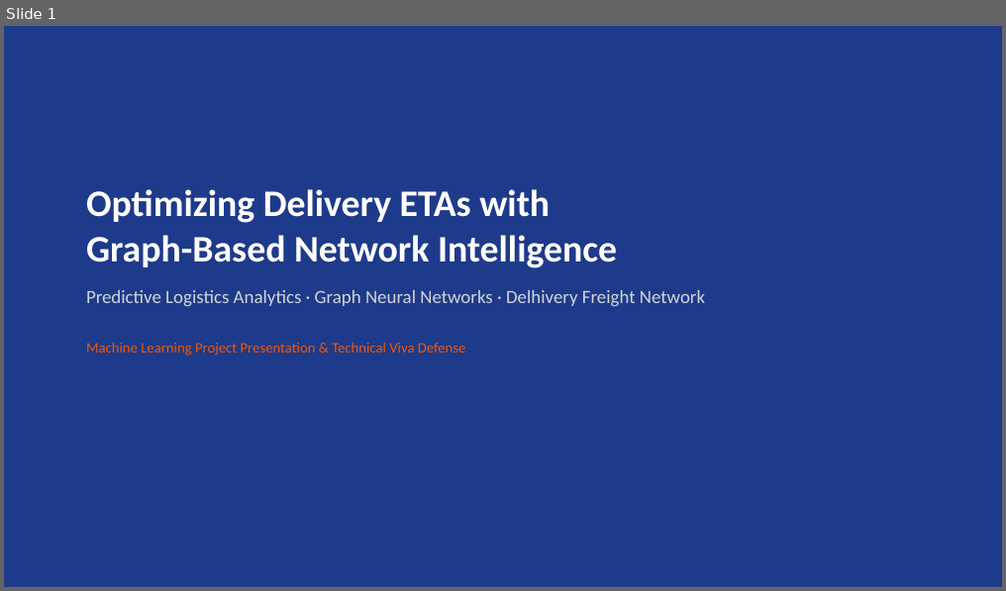
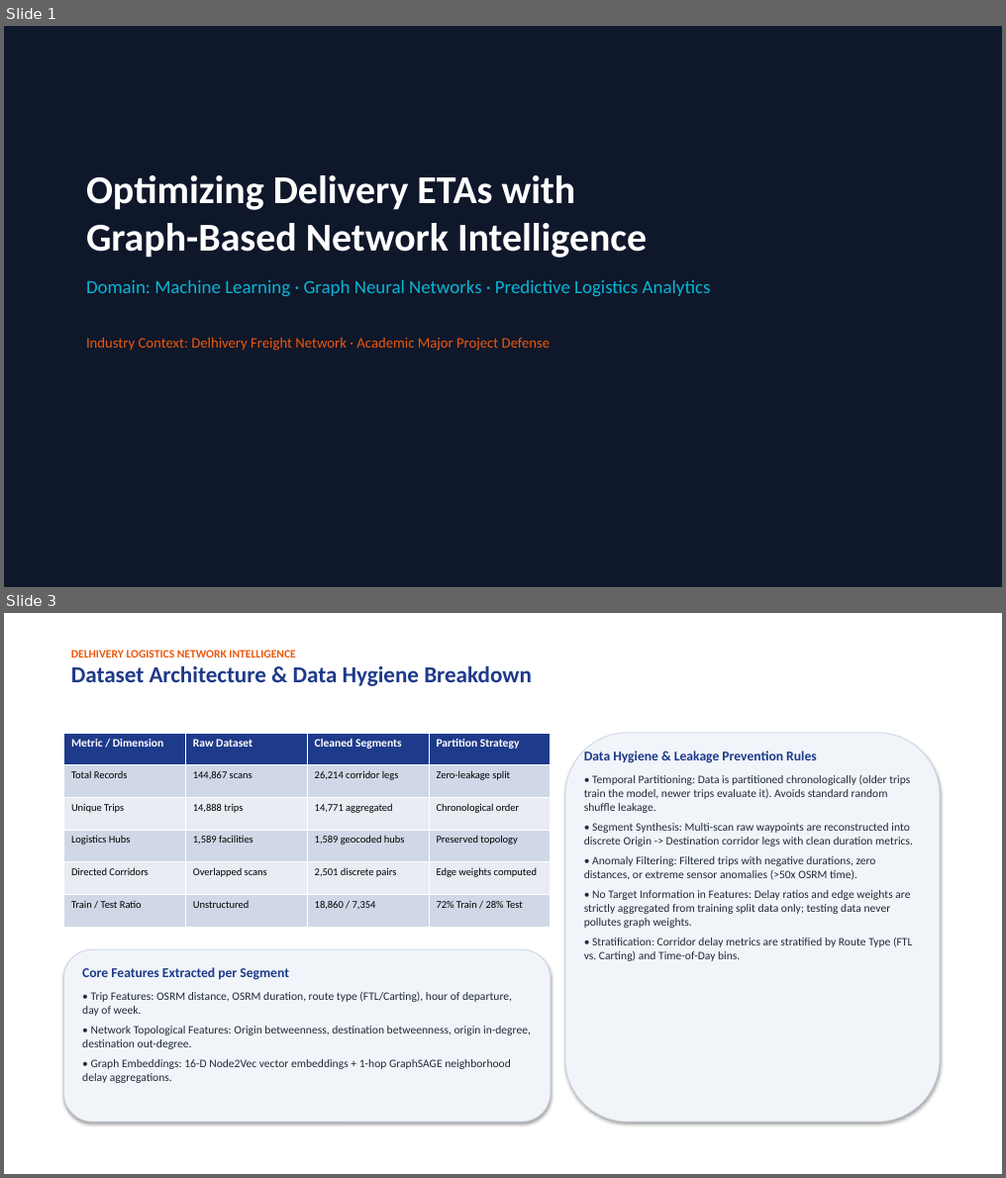
Before and after one commit to jaigoyal0000-dotcom/ML-Project-LOGISTIC-AI-, a slide deck: presentation_slides.pptx. Shown one above the other, each under a label of ours: slide 1 before the commit, slides 1 and 3 after it; the slides between them are not shown. The pictures are 1006x591 and 1006x1178 pixels, drawn with LibreOffice and Linux fonts; fonts in the diff are those of the drawing. Boxes give left, top, right and bottom in pixels: in the first picture for what was removed or moved away, otherwise in the second. Text is boxed around its words. In the diff, an @@ line names an element or a change of style, - is before the commit and + after.

Commit message:
Update PPT: Add data breakdowns, empirical outputs, mathematical formulations, and ROI calculations (16 slides)

```diff
--- a/presentation_slides.pptx
+++ b/presentation_slides.pptx
@@ slide 3 added at bbox=[4, 613, 1002, 1174], background #FFFFFF @@
@@ text added at bbox=[71, 650, 532, 686], 22 pt, text #1E3A8A, bold @@
+DELHIVERY LOGISTICS NETWORK INTELLIGENCE
+Dataset Architecture & Data Hygiene Breakdown
@@ table added at bbox=[63, 733, 549, 928], 6 rows, 4 columns @@
+Metric / Dimension | Raw Dataset | Cleaned Segments | Partition Strategy
+Total Records | 144,867 scans | 26,214 corridor legs | Zero-leakage split
+Unique Trips | 14,888 trips | 14,771 aggregated | Chronological order
+Logistics Hubs | 1,589 facilities | 1,589 geocoded hubs | Preserved topology
+Directed Corridors | Overlapped scans | 2,501 discrete pairs | Edge weights computed
+Train / Test Ratio | Unstructured | 18,860 / 7,354 | 72% Train / 28% Test
@@ rounded rectangle added at bbox=[565, 733, 940, 1122], fill #F1F5F9, outline #CBD5E1 0.75 pt @@
@@ text added at bbox=[584, 775, 913, 961], 11 pt, text #1F2937 @@
+Data Hygiene & Leakage Prevention Rules
+• Temporal Partitioning: Data is partitioned chronologically (older trips train the model, newer trips evaluate it). Avoids standard random shuffle leakage.
+• Segment Synthesis: Multi-scan raw waypoints are reconstructed into discrete Origin -> Destination corridor legs with clean duration metrics.
+• Anomaly Filtering: Filtered trips with negative durations, zero distances, or extreme sensor anomalies (>50x OSRM time).
+• No Target Information in Features: Delay ratios and edge weights are strictly aggregated from training split data only; testing data never pollutes graph weights.
+• Stratification: Corridor delay metrics are stratified by Route Type (FTL vs. Carting) and Time-of-Day bins.
@@ rounded rectangle added at bbox=[63, 950, 550, 1122], fill #F1F5F9, outline #CBD5E1 0.75 pt @@
@@ text added at bbox=[82, 967, 531, 1083], 11 pt, text #1F2937 @@
+Core Features Extracted per Segment
+• Trip Features: OSRM distance, OSRM duration, route type (FTL/Carting), hour of departure, day of week.
+• Network Topological Features: Origin betweenness, destination betweenness, origin in-degree, destination out-degree.
+• Graph Embeddings: 16-D Node2Vec vector embeddings + 1-hop GraphSAGE neighborhood delay aggregations.
@@ slide 1 changed as well @@
@@ rectangle at bbox=[4, 26, 1002, 587]: fill #1E3A8A to #0F172A @@
@@ text "Optimizing Delivery ETAs with Graph-Based ...": place and size @@
-text "Optimizing Delivery ETAs with Graph-Based ..." at bbox=[86, 189, 705, 356]
+text "Optimizing Delivery ETAs with Graph-Based ..." at bbox=[86, 175, 711, 351]
@@ text at bbox=[86, 175, 647, 258]: size 36 to 38 pt in "Optimizing Delivery ETAs with Graph-Based Network Intelligen ..." @@
@@ text at bbox=[86, 280, 711, 351]: text changed; text colour #D1D5DB to #06B6D4 @@
-Predictive Logistics Analytics · Graph Neural Networks · Delhivery Freight Network
-Machine Learning Project Presentation & Technical Viva Defense
+Domain: Machine Learning · Graph Neural Networks · Predictive Logistics Analytics
+Industry Context: Delhivery Freight Network · Academic Major Project Defense
```
Also in this commit, not shown: 3 other slides changed, 11 other slides added, 6 slides removed, 1 other file.
